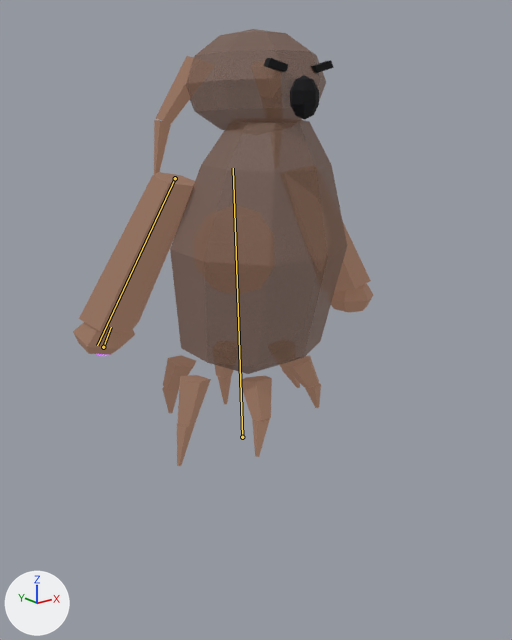
The glTF model assets3d/souls/soul_wail_old.glb as it was, and as the next commit left it.
Before and after are seen from a 50 mm camera at (-1.24, -1.617, 1.025) aimed at (-0.108, -0.203, 0.459). Arrows for +X, +Y and +Z are at lower left; the lights stay in place. The older version comes first. Both versions are drawn at frame 5 of the action 'Kneel'; the numbers are the values there. The bones that change, and the others that lie on the model, are drawn over the model as lines.

In view in the first picture: 'soul_wail_old_part0', 'soul_wail_old_part2', 'soul_wail_old_part3', 'soul_wail_old_part5'.
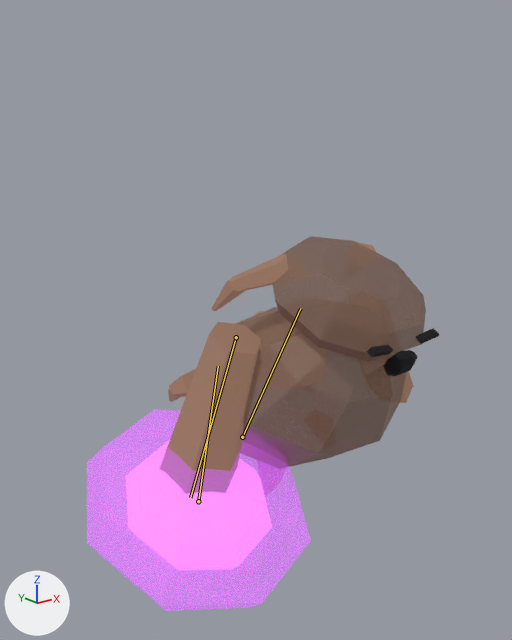
Pixel boxes [x1, y1, x2, y2] of what changed, in the pictures (512 x 640 px):
'soul_wail_old_part0', posed: before [170, 29, 347, 374]; after [235, 236, 426, 466]
'soul_wail_old_part5', posed (mostly hidden before): before [96, 354, 109, 356]; after [87, 409, 311, 611]
'soul_wail_old_part3', posed: before [73, 56, 373, 466]; after [167, 242, 414, 471]
'soul_wail_old_part2', posed (22% shorter): before [263, 58, 334, 120]; after [366, 328, 439, 376]
bone 'Body', root to tip: before (242, 437) to (233, 168); after (242, 437) to (300, 308)
bone 'Arm', root to tip: before (175, 178) to (97, 345); after (236, 337) to (190, 497)
bone 'Orb', root to tip: before (103, 347) to (111, 327); after (198, 501) to (218, 366)

Patch to the scene script:
```diff
--- a/assets3d/souls/soul_wail_old.glb.py
+++ b/assets3d/souls/soul_wail_old.glb.py
@@ bone_body @@
 bone_body = bpy.data.objects['Armature'].pose.bones['Body']  # child of 'Root'
-bone_body.rotation_quaternion = (1.0, -0.022, 0.0, 0.0)  # degrees (-2, 0, 0)
-bone_body.scale = (1.08, 0.75, 1.08)
+bone_body.rotation_quaternion = (0.97, 0.244, 0.0, 0.0)  # degrees (28, 0, 0)
+bone_body.scale = (1.19, 0.49, 1.19)
@@ bone_arm @@
 bone_arm = bpy.data.objects['Armature'].pose.bones['Arm']  # child of 'Body'
-bone_arm.rotation_quaternion = (0.971, 0.228, -0.064, -0.045)  # degrees (27, -6, -7)
+bone_arm.rotation_quaternion = (0.998, -0.053, 0.03, 0.015)  # degrees (-6, 4, 1)
@@ bone_orb @@
 bone_orb = bpy.data.objects['Armature'].pose.bones['Orb']  # child of 'Arm'
-bone_orb.scale = (0.16, 0.16, 0.16)
+bone_orb.scale = (1.08, 1.08, 1.08)
```
